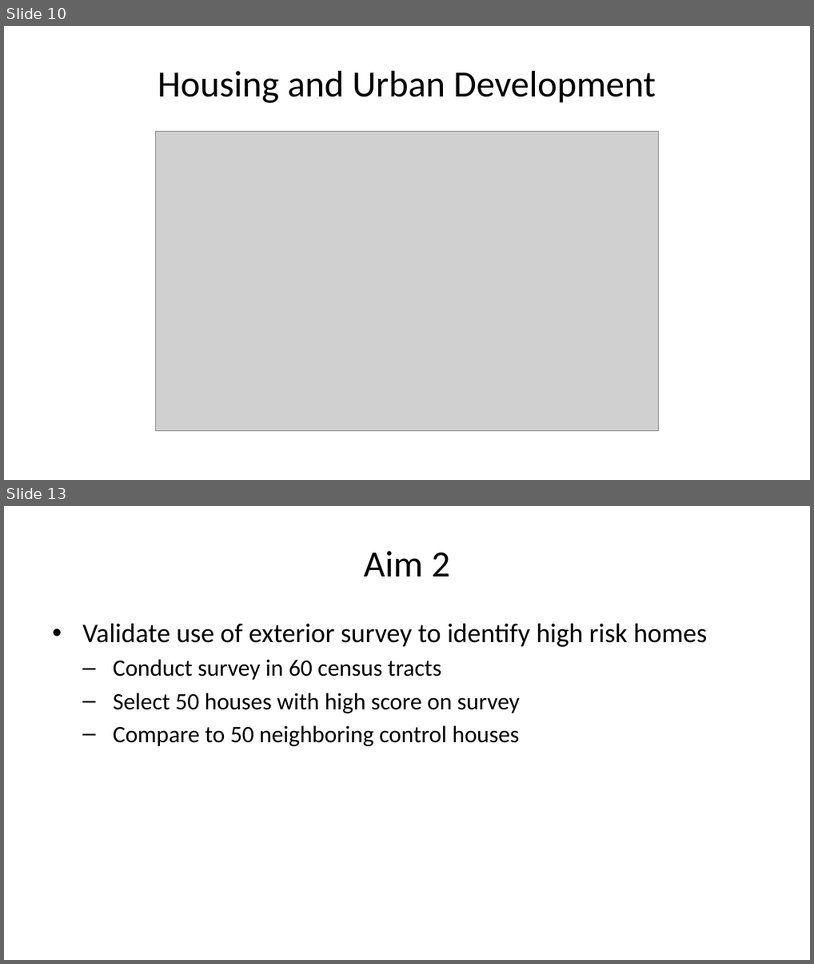
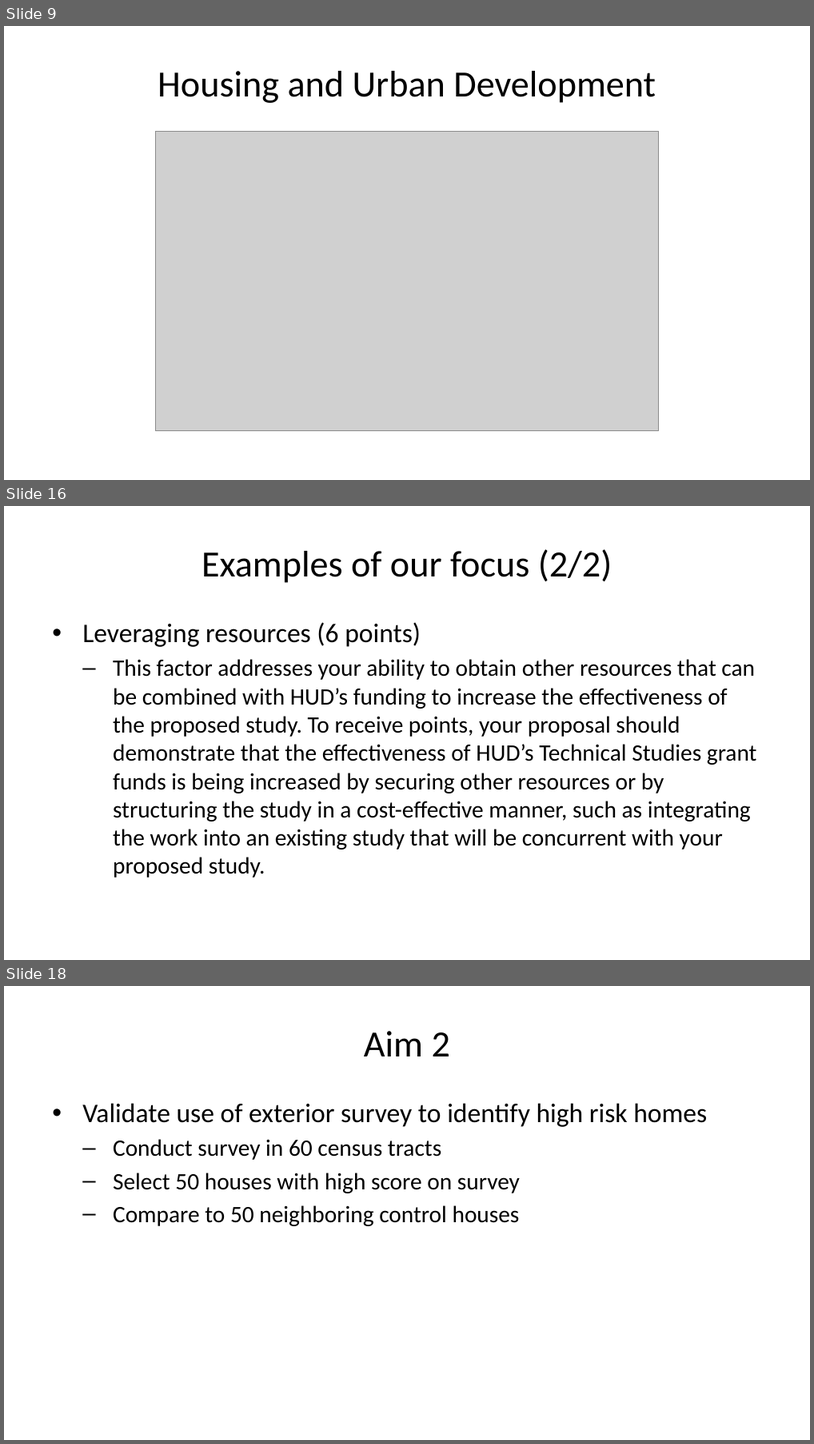
Before and after one commit to pmean/papers-and-presentations, a slide deck: kc-lead-impact/results/dbhi-presentation.pptx. Shown one above the other, each under a label of ours: slides 10 and 13 before the commit, slides 9, 16 and 18 after it; the slides between them are not shown. The pictures are 814x964 and 814x1444 pixels, drawn with LibreOffice and Linux fonts; fonts in the diff are those of the drawing; grey boxes stand for pictures. Boxes give left, top, right and bottom in pixels: in the first picture for what was removed or moved away, otherwise in the second. Text is boxed around its words. In the diff, an @@ line names an element or a change of style, - is before the commit and + after.

Commit message:
Simplified slide titles for dbhi-presentation.md

```diff
--- a/kc-lead-impact/results/dbhi-presentation.pptx
+++ b/kc-lead-impact/results/dbhi-presentation.pptx
@@ slide 16 added at (4,506,810,960), background #FFFFFF @@
@@ title added at (202,549,613,583), 33 pt, text #000000 @@
+Examples of our focus (2/2)
@@ text added at (82,622,758,877), 21 pt, text #000000 @@
+• Leveraging resources (6 points)
+  – This factor addresses your ability to obtain other resources that can be combined with HUD’s funding to increase the effectiveness of the proposed study. To receive points, your proposal should demonstrate that the effectiveness of HUD’s Technical Studies grant funds is being increased by securing other resources or by structuring the study in a cost-effective manner, such as integrating the work into an existing study that will be concurrent with your proposed study.
@@ what was slide 10 is now slide 9 @@
@@ what was slide 13 is now slide 18 @@
```
Also in this commit, not shown: 1 slide changed, 7 other slides added, 3 slides removed, 3 other files.
